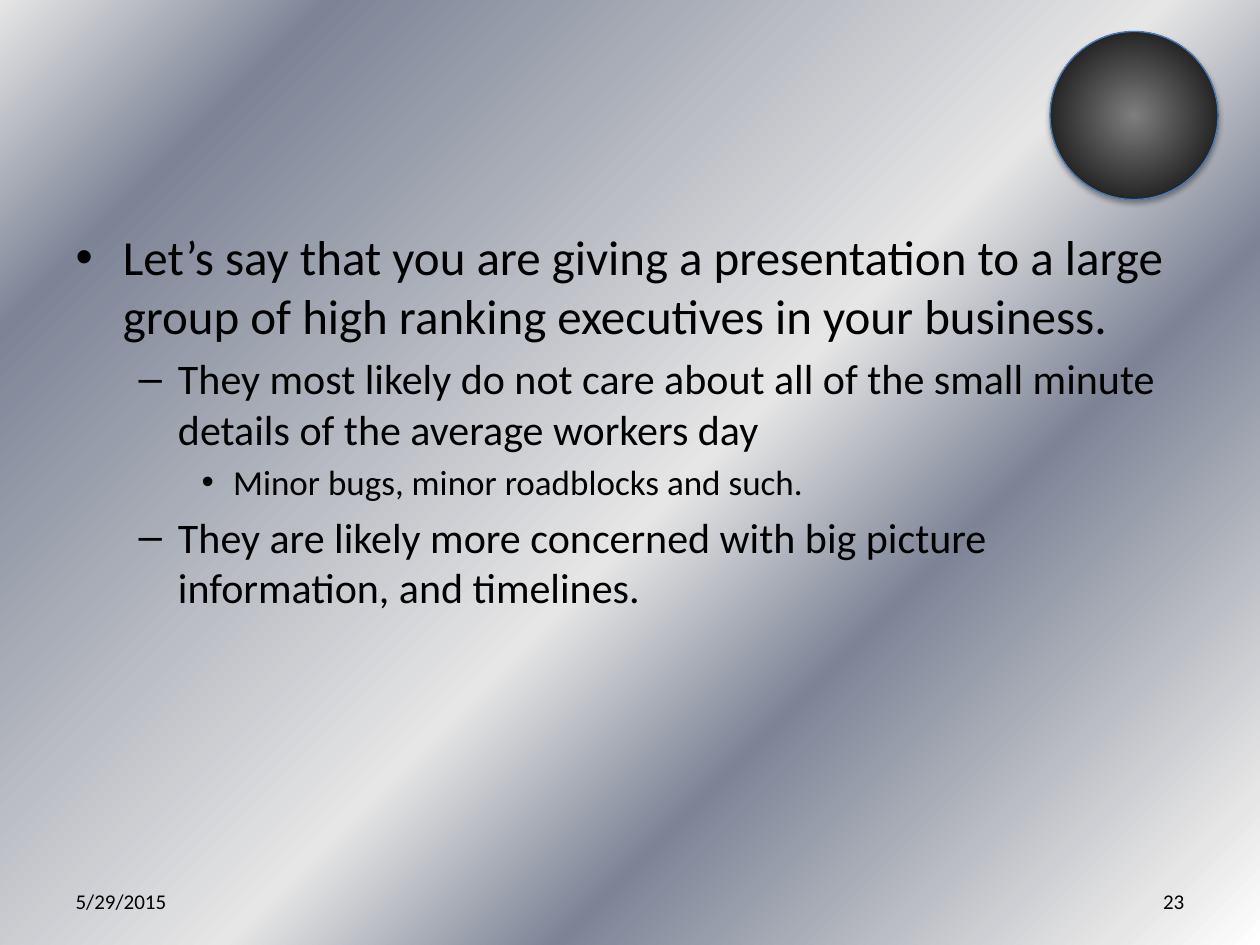
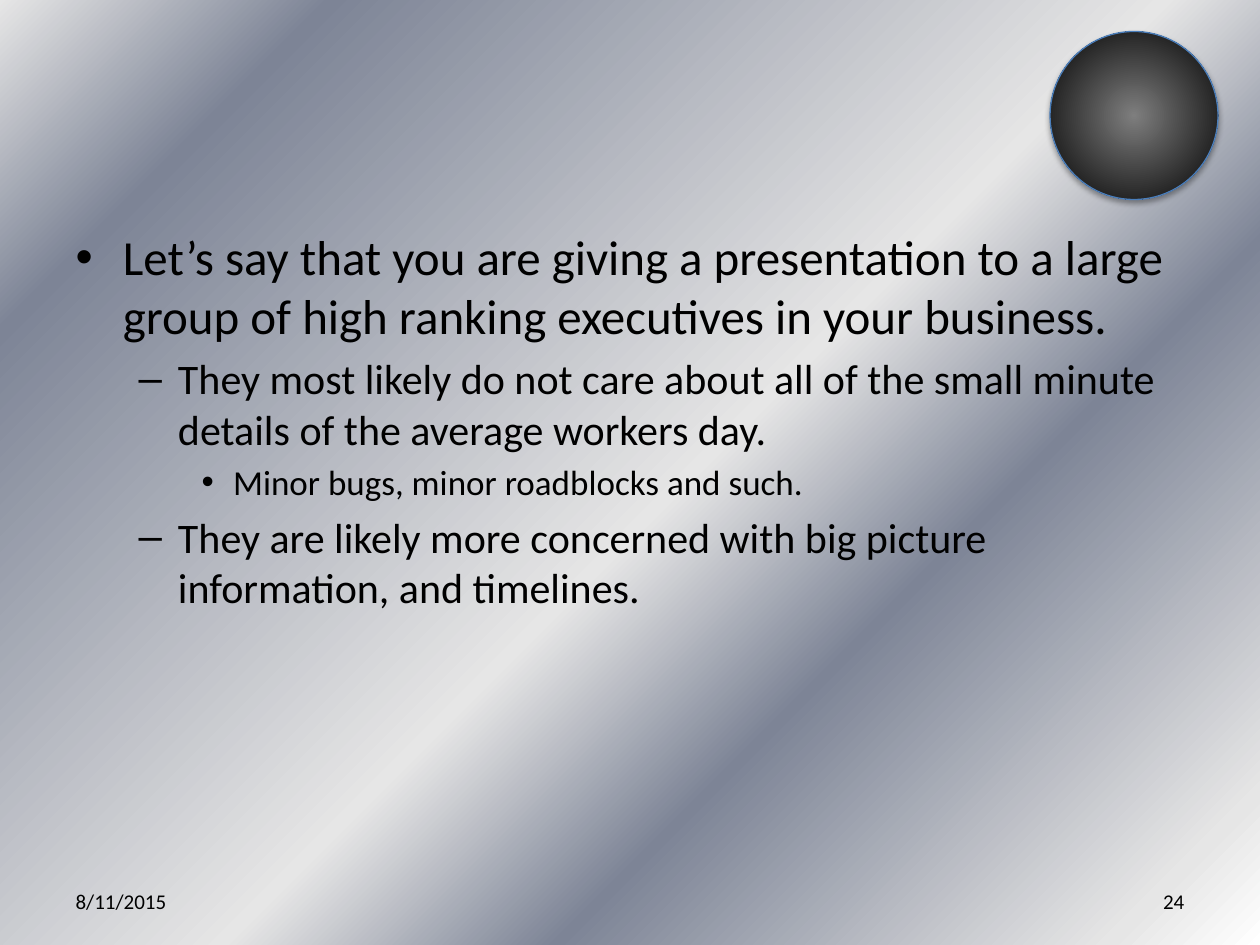
Before and after one commit to jegroom102080/What_is_Data_Science_Anyway, a slide deck: slide 24 of What is Data Science Anyway.pptx (slide 23 before the commit). Drawn at 1260x945 pixels with LibreOffice and Linux fonts; fonts in the diff are those of the drawing. Boxes give left, top, right and bottom in pixels: in the first picture for what was removed or moved away, otherwise in the second. Text is boxed around its words. In the diff, an @@ line names an element or a change of style, - is before the commit and + after.

```diff
--- a/What is Data Science Anyway.pptx
+++ b/What is Data Science Anyway.pptx
@@ text at [178,364,1155,452]: text changed @@
-  – They most likely do not care about all of the small minute details of the average workers day
+  – They most likely do not care about all of the small minute details of the average workers day.
@@ text at [76,894,167,910]: text changed @@
-5/29/2015
+8/11/2015
@@ page number at [1163,895,1184,909]: text changed @@
-23
+24
```
Also in this commit, not shown: 44 other slides changed, 1 slide added.
